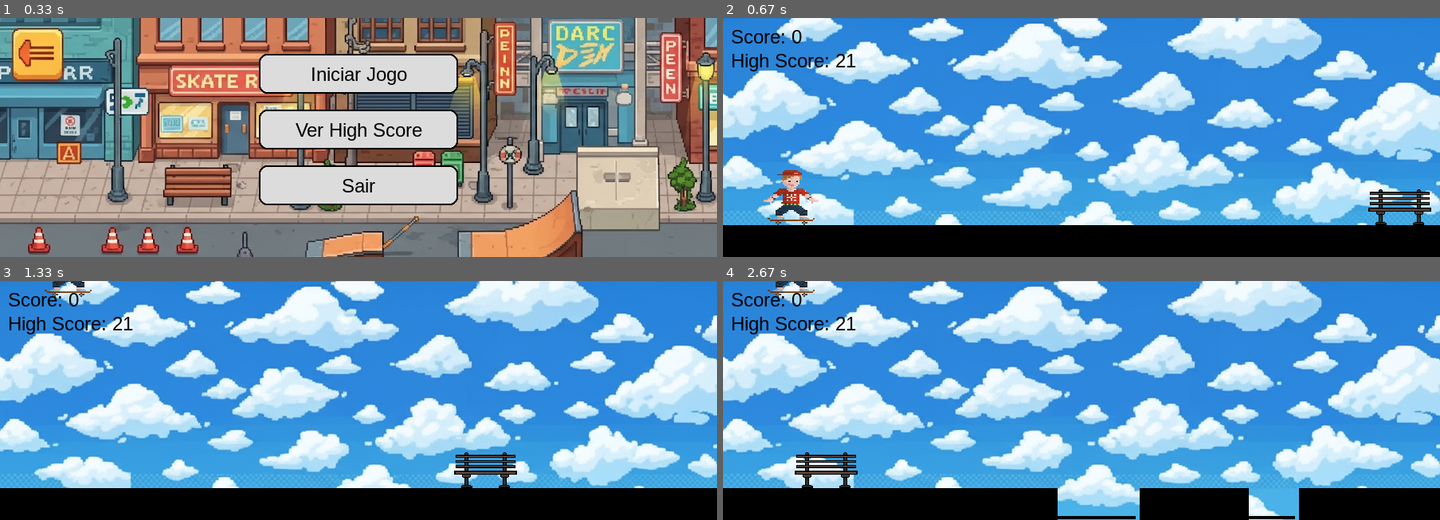
Above: before the commit, frames 1-4 (two rows, left to right).
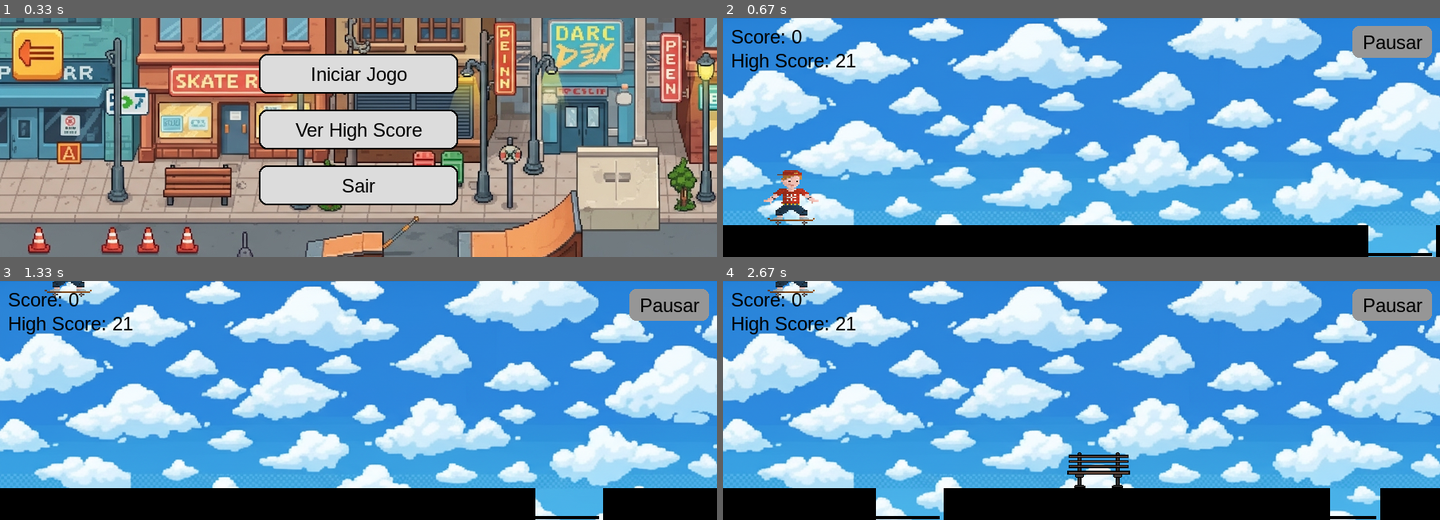
Above: after the commit, the same moments.

Repository: TheAnswer16/pygame-computer-science
Game: pygame game, started from main_game.py
Same seed, same stepped clock (60 frames per second), same inputs: the game is played once before the commit and once after it.
Inputs (mouse positions are in pixels of both pictures, inside the frame that each line leads up to):
- Up to frame 1 (0.33 s): no input
- Up to frame 2 (0.67 s): click "Iniciar Jogo" at 0.38 s
- Up to frame 3 (1.33 s): click (666, 304) at 0.72 s, where only the run after the commit has a clickable "Pausar"; hold Esc from 1 s (still down); hold Up from 1 s (still down)
- Up to frame 4 (2.67 s): release Esc at 1.47 s; release Up at 1.47 s; hold Up 1.5-1.97 s; hold Down 2-2.3 s; hold Up from 2.33 s (still down)

Frame 1 is identical in both runs. In frame 2, 3.2% of the frame differs, in the area x 87-100%, y 3-100%; in frame 3, 3.2%; in frame 4, 6.9%, in the area x 10-99%, y 3-100%.

Commit message:
feat: some refacts

Diff:
--- a/main_game.py
+++ b/main_game.py
@@ -4,7 +4,6 @@
 import configparser
 
 # Inicialização
-printf = print
 pygame.init()
 WIDTH, HEIGHT = 900, 300
 SCREEN = pygame.display.set_mode((WIDTH, HEIGHT))
@@ -22,6 +21,9 @@
 MENU_BACKGROUND = pygame.image.load("assets/menu_background.png").convert()
 SKATER_IMG = pygame.image.load("assets/skater_running.png").convert_alpha()
 BENCH_IMG = pygame.image.load("assets/bench.png").convert_alpha()
+# Use sua imagem para a caixa empilhada e o pombo
+CAIXA_IMG = pygame.image.load("assets/caixa_empilhada.png").convert_alpha()
+POMBO_IMG = pygame.image.load("assets/pombo.png").convert_alpha()
 
 def show_menu():
     menu_items = ["Iniciar Jogo", "Ver High Score", "Sair"]
@@ -87,6 +89,8 @@
 
         pygame.display.update()
         clock.tick(60)
+
+# === CLASSES DO JOGO ===
 
 class Skater:
     def __init__(self):
@@ -193,6 +197,49 @@
     def is_off_screen(self):
         return self.x + self.width < 0
 
+class CaixaEmpilhada(Obstacle):
+    def __init__(self):
+        self.image = pygame.transform.scale(CAIXA_IMG, (80, 105))  # maior que banco
+        self.width = self.image.get_width()
+        self.height = self.image.get_height()
+        # Posicionado no chão
+        self.rect = pygame.Rect(WIDTH, GROUND_Y - self.height, self.width, self.height)
+
+    def update(self, speed):
+        self.rect.x -= speed
+
+    def draw(self, surface):
+        surface.blit(self.image, self.rect)
+
+    def collides_with(self, skater_rect):
+        return self.rect.colliderect(skater_rect)
+
+    def is_off_screen(self):
+        return self.rect.right < 0
+
+class Pombo(Obstacle):
+    def __init__(self):
+        self.image = pygame.transform.scale(POMBO_IMG, (50, 40))
+        self.width = self.image.get_width()
+        self.height = self.image.get_height()
+        self.x = WIDTH
+        self.y = GROUND_Y - 80  # altura fixa, perto do topo do skatista
+        self.rect = pygame.Rect(self.x, self.y, self.width, self.height)
+        self.speed = 7  # velocidade constante para a esquerda
+
+    def update(self, speed):
+        self.x -= self.speed  # velocidade fixa, independente da velocidade do jogo para variar
+        self.rect.x = int(self.x)
+
+    def draw(self, surface):
+        surface.blit(self.image, self.rect)
+
+    def collides_with(self, skater_rect):
+        return self.rect.colliderect(skater_rect)
+
+    def is_off_screen(self):
+        return self.rect.right < 0
+
 class HighScoreManager:
     @staticmethod
     def get_high_score():
@@ -218,12 +265,24 @@
         self.score = 0
         self.high_score = HighScoreManager.get_high_score()
         self.speed = 6
+        self.max_speed = 10  # Limite máximo de velocidade
 
     def reset(self):
         self.__init__()
 
     def generate_obstacle(self):
-        return random.choice([Banco(), Vala()])
+        if self.score < 10:
+            return random.choice([Banco(), Vala()])
+        else:
+            choice = random.choice(['banco', 'vala', 'caixa', 'pombo'])
+            if choice == 'banco':
+                return Banco()
+            elif choice == 'vala':
+                return Vala()
+            elif choice == 'caixa':
+                return CaixaEmpilhada()
+            else:
+                return Pombo()
 
     def update_platforms(self):
         self.platforms.clear()
@@ -236,6 +295,11 @@
 
     def run(self):
         running = True
+        paused = False
+        pause_menu_rect = pygame.Rect(WIDTH - 110, 10, 100, 40)
+        button_continue_rect = pygame.Rect(WIDTH // 2 - 75, HEIGHT // 2 - 60, 150, 50)
+        button_exit_rect = pygame.Rect(WIDTH // 2 - 75, HEIGHT // 2 + 20, 150, 50)
+
         while running:
             clock.tick(60)
             SCREEN.blit(BACKGROUND_IMG, (0, 0))
@@ -244,43 +308,61 @@
                 if event.type == pygame.QUIT:
                     pygame.quit()
                     sys.exit()
-
-            keys = pygame.key.get_pressed()
-            if keys[pygame.K_SPACE] or keys[pygame.K_UP]:
-                self.skater.jump()
-            if keys[pygame.K_DOWN]:
-                self.skater.slide()
-
-            self.skater.update()
-            skater_rect = self.skater.get_rect()
-
-            self.update_platforms()
-            on_platform = any(plat.colliderect(skater_rect.move(0, 1)) for plat in self.platforms)
-            if not on_platform:
-                self.skater.velocity += self.skater.gravity
-
-            if not self.obstacles or (
-                isinstance(self.obstacles[-1], Banco) and self.obstacles[-1].rect.x < WIDTH - random.randint(300, 500)
-            ) or (
-                isinstance(self.obstacles[-1], Vala) and self.obstacles[-1].x < WIDTH - random.randint(200, 400)
-            ):
-                self.obstacles.append(self.generate_obstacle())
-
-            for obs in list(self.obstacles):
-                obs.update(self.speed)
-                obs.draw(SCREEN)
-                if obs.collides_with(skater_rect):
-                    self.high_score = max(self.score, self.high_score)
-                    HighScoreManager.set_high_score(self.high_score)
-                    self.reset()
-                    break
-                if obs.is_off_screen():
-                    self.obstacles.remove(obs)
-                    self.score += 1
-
-            if self.score and self.score % 10 == 0:
-                self.speed = 6 + self.score // 10
-
+                elif event.type == pygame.KEYDOWN and event.key == pygame.K_ESCAPE:
+                    paused = not paused
+                elif event.type == pygame.MOUSEBUTTONDOWN and event.button == 1:
+                    mouse_pos = pygame.mouse.get_pos()
+                    if paused:
+                        if button_continue_rect.collidepoint(mouse_pos):
+                            paused = False
+                        elif button_exit_rect.collidepoint(mouse_pos):
+                            return
+                    elif pause_menu_rect.collidepoint(mouse_pos):
+                        paused = True
+
+            if not paused:
+                keys = pygame.key.get_pressed()
+                if keys[pygame.K_SPACE] or keys[pygame.K_UP]:
+                    self.skater.jump()
+                if keys[pygame.K_DOWN]:
+                    self.skater.slide()
+
+                self.skater.update()
+                skater_rect = self.skater.get_rect()
+
+                self.update_platforms()
+                on_platform = any(plat.colliderect(skater_rect.move(0, 1)) for plat in self.platforms)
+                if not on_platform:
+                    self.skater.velocity += self.skater.gravity
+
+                if not self.obstacles or (
+                    isinstance(self.obstacles[-1], Banco) and self.obstacles[-1].rect.x < WIDTH - random.randint(300, 500)
+                ) or (
+                    isinstance(self.obstacles[-1], Vala) and self.obstacles[-1].x < WIDTH - random.randint(200, 400)
+                ) or (
+                    isinstance(self.obstacles[-1], CaixaEmpilhada) and self.obstacles[-1].rect.x < WIDTH - random.randint(300, 600)
+                ) or (
+                    isinstance(self.obstacles[-1], Pombo) and self.obstacles[-1].rect.x < WIDTH - random.randint(300, 600)
+                ):
+                    self.obstacles.append(self.generate_obstacle())
+
+                for obs in list(self.obstacles):
+                    obs.update(self.speed)
+                    obs.draw(SCREEN)
+                    if obs.collides_with(skater_rect):
+                        self.high_score = max(self.score, self.high_score)
+                        HighScoreManager.set_high_score(self.high_score)
+                        self.reset()
+                        break
+                    if obs.is_off_screen():
+                        self.obstacles.remove(obs)
+                        self.score += 1
+
+                # Limite máximo de velocidade para evitar jogo muito rápido
+                if self.score and self.speed < self.max_speed:
+                    self.speed = 6 + self.score // 15
+
+            # Desenha plataformas e skater mesmo quando pausado
             for plat in self.platforms:
                 pygame.draw.rect(SCREEN, BLACK, plat)
 
@@ -291,8 +373,32 @@
             SCREEN.blit(score_text, (10, 10))
             SCREEN.blit(high_score_text, (10, 40))
 
+            # Botão de pause no canto superior direito
+            pygame.draw.rect(SCREEN, (150, 150, 150), pause_menu_rect, border_radius=8)
+            pause_label = FONT.render("Pausar", True, BLACK)
+            pause_label_rect = pause_label.get_rect(center=pause_menu_rect.center)
+            SCREEN.blit(pause_label, pause_label_rect)
+
+            # Se pausado, desenha o menu flutuante
+            if paused:
+                # Fundo semitransparente
+                s = pygame.Surface((WIDTH, HEIGHT))
+                s.set_alpha(180)
+                s.fill((50, 50, 50))
+                SCREEN.blit(s, (0, 0))
+
+                # Botões do menu
+                for rect, text in [(button_continue_rect, "Continuar"), (button_exit_rect, "Sair")]:
+                    color = (180, 180, 180)
+                    pygame.draw.rect(SCREEN, color, rect, border_radius=10)
+                    pygame.draw.rect(SCREEN, BLACK, rect, 2, border_radius=10)
+                    label = FONT.render(text, True, BLACK)
+                    label_rect = label.get_rect(center=rect.center)
+                    SCREEN.blit(label, label_rect)
+
             pygame.display.update()
 
+# === EXECUÇÃO ===
 if __name__ == "__main__":
     while True:
         action = show_menu()
Binary file added: assets/caixa_empilhada.png
Binary file added: assets/pombo.png
